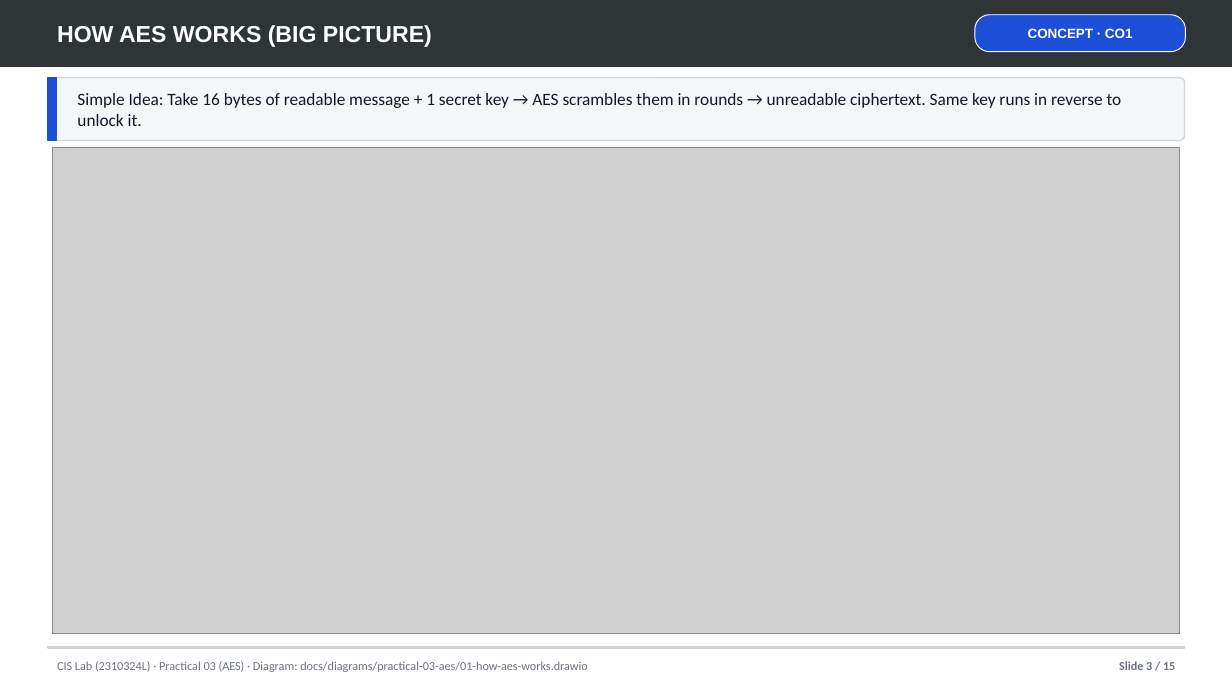
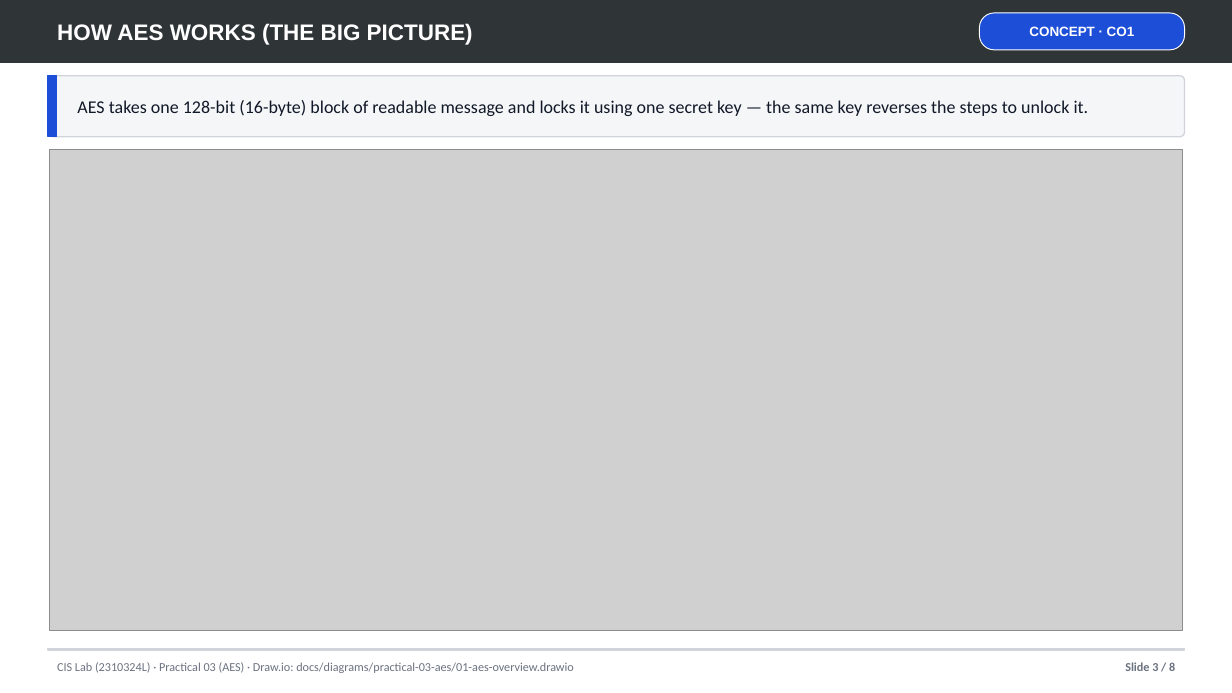
Before and after one commit to debugonaut/cis-2310324l-secure-messaging, a slide deck: slide 3 of docs/Practical_03_AES.pptx. Drawn at 1232x693 pixels with LibreOffice and Linux fonts; fonts in the diff are those of the drawing; grey boxes stand for pictures. Boxes give left, top, right and bottom in pixels: in the first picture for what was removed or moved away, otherwise in the second. Text is boxed around its words. In the diff, an @@ line names an element or a change of style, - is before the commit and + after.

Commit message:
docs: simplify Practical 03 AES PPTX (Trouble-Free style) & build Practical 08 HMAC PPTX from video screenshots

```diff
--- a/docs/Practical_03_AES.pptx
+++ b/docs/Practical_03_AES.pptx
@@ rectangle: place and size @@
-rectangle at [0, 0, 1232, 67]
+rectangle at [0, 0, 1232, 63]
@@ text at [57, 23, 473, 45]: text changed; size 18 to 17.5 pt @@
-HOW AES WORKS (BIG PICTURE)
+HOW AES WORKS (THE BIG PICTURE)
@@ rounded rectangle: place and size @@
-rounded rectangle at [975, 15, 1186, 52]
+rounded rectangle at [980, 13, 1185, 50]
@@ rounded rectangle at [48, 76, 1185, 137]: proportions changed @@
@@ text at [77, 100, 1089, 116]: text changed; size 13.5 to 14 pt @@
-Simple Idea: Take 16 bytes of readable message + 1 secret key → AES scrambles them in rounds → unreadable ciphertext. Same key runs in reverse to unlock it.
+AES takes one 128-bit (16-byte) block of readable message and locks it using one secret key — the same key reverses the steps to unlock it.
@@ picture: place and size @@
-picture at [53, 148, 1179, 634]
+picture at [50, 150, 1183, 630]
@@ text at [57, 662, 574, 673]: text changed @@
-CIS Lab (2310324L) · Practical 03 (AES) · Diagram: docs/diagrams/practical-03-aes/01-how-aes-works.drawio
+CIS Lab (2310324L) · Practical 03 (AES) · Draw.io: docs/diagrams/practical-03-aes/01-aes-overview.drawio
@@ text at [1125, 662, 1175, 671]: text changed @@
-Slide 3 / 15
+Slide 3 / 8
```
Also in this commit, not shown: 4 other slides changed, 3 slides added, 10 slides removed, 30 other files.
